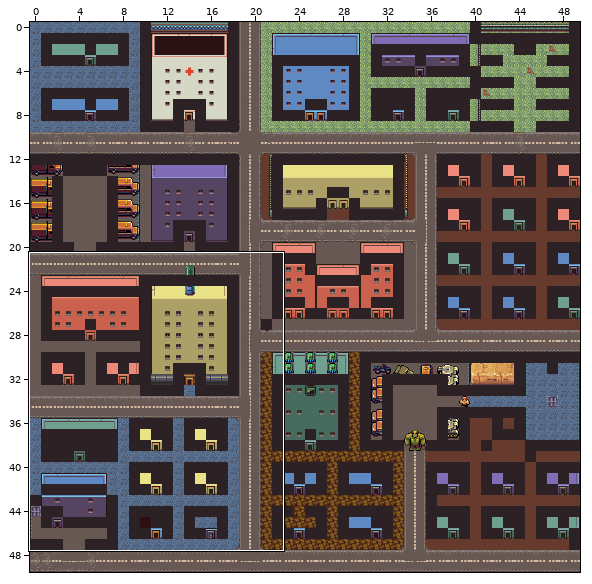
Tiled map (JSON), stored at dist/assets/town-basic.tmj. Above: a wide view before the commit, with the close-up outlined.
Close-up. Before:
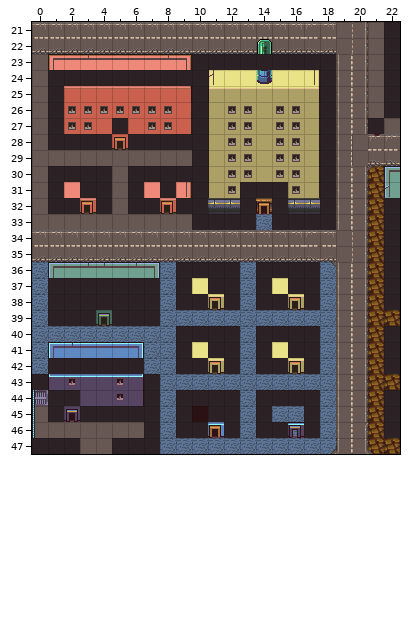
Cells are 16x16 px. Shown: x 0..22, y 21..47. The commit also changed other parts of the map, which this record leaves out.
The result:
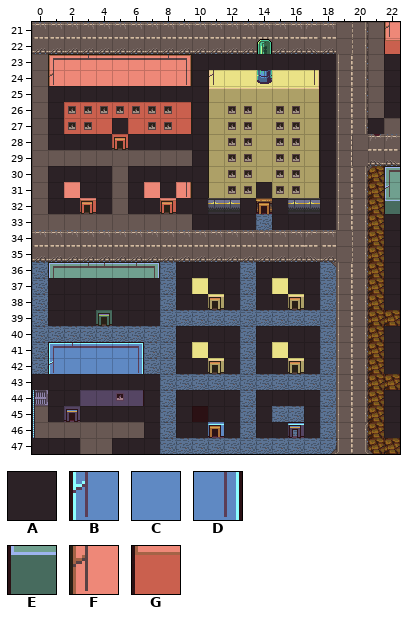
Key: from "post-apocalyptic": A 1, B 263, C 264, D 266, E 558, F 866, G 872.
_ is an empty cell.
What changed:
Layer "collisions":
There is now tile A in row 25 at x 2 to 9; in row 43 at x 1 to 6.
Tile A is gone in rows 21 to 22 at x 22; in row 24 at x 1 to 9; in row 31 at x 13 and 15; in row 32 at x 22; in row 42 at x 1 to 6.
Layer "foreground":
There is now tile B in row 42 at x 1.
There is now tile C in row 42 at x 2 to 5.
There is now tile D in row 42 at x 6.
There is now tile E in row 32 at x 22.
There is now tile F in row 21 at x 22.
There is now tile G in row 22 at x 22.
Where, in picture pixels (left, top, right, bottom), the same in both close-ups:
changed: (384, 22, 400, 54)
changed: (48, 70, 192, 102)
removed: (240, 182, 256, 198)
removed: (272, 182, 288, 198)
changed: (384, 198, 400, 214)
changed: (48, 358, 144, 390)
